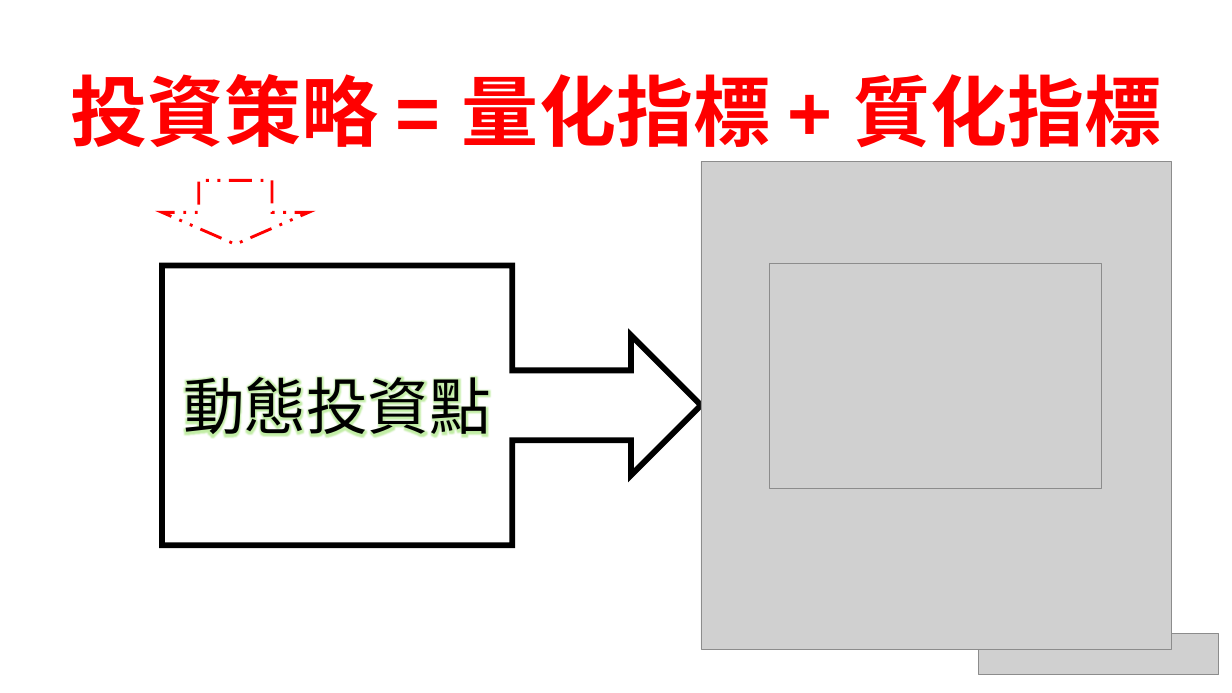
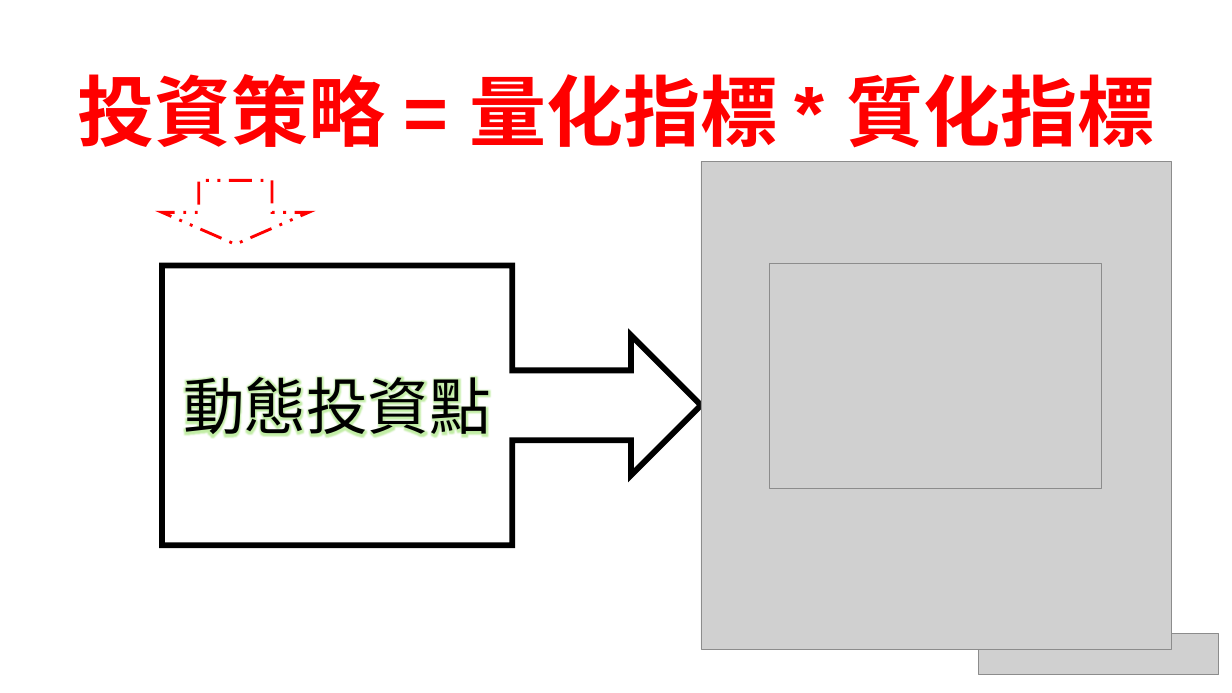
Before and after one commit to sefx5ever/NOMURA_text_mining, a slide deck: slide 6 of Progress Report/Progress_Report_0423.pptx. Drawn at 1232x693 pixels with LibreOffice and Linux fonts; fonts in the diff are those of the drawing; grey boxes stand for pictures. Boxes give left, top, right and bottom in pixels: in the first picture for what was removed or moved away, otherwise in the second. Text is boxed around its words. In the diff, an @@ line names an element or a change of style, - is before the commit and + after.

```diff
--- a/Progress Report/Progress_Report_0423.pptx
+++ b/Progress Report/Progress_Report_0423.pptx
@@ text at <box>78,74,1154,148</box>: text changed @@
-投資策略 = 量化指標 + 質化指標
+投資策略 = 量化指標 * 質化指標
```
